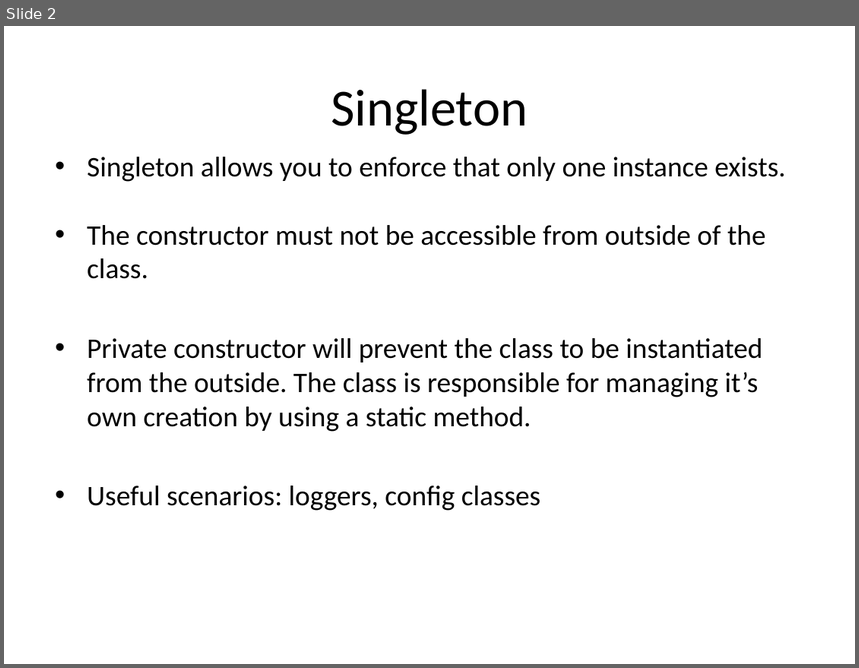
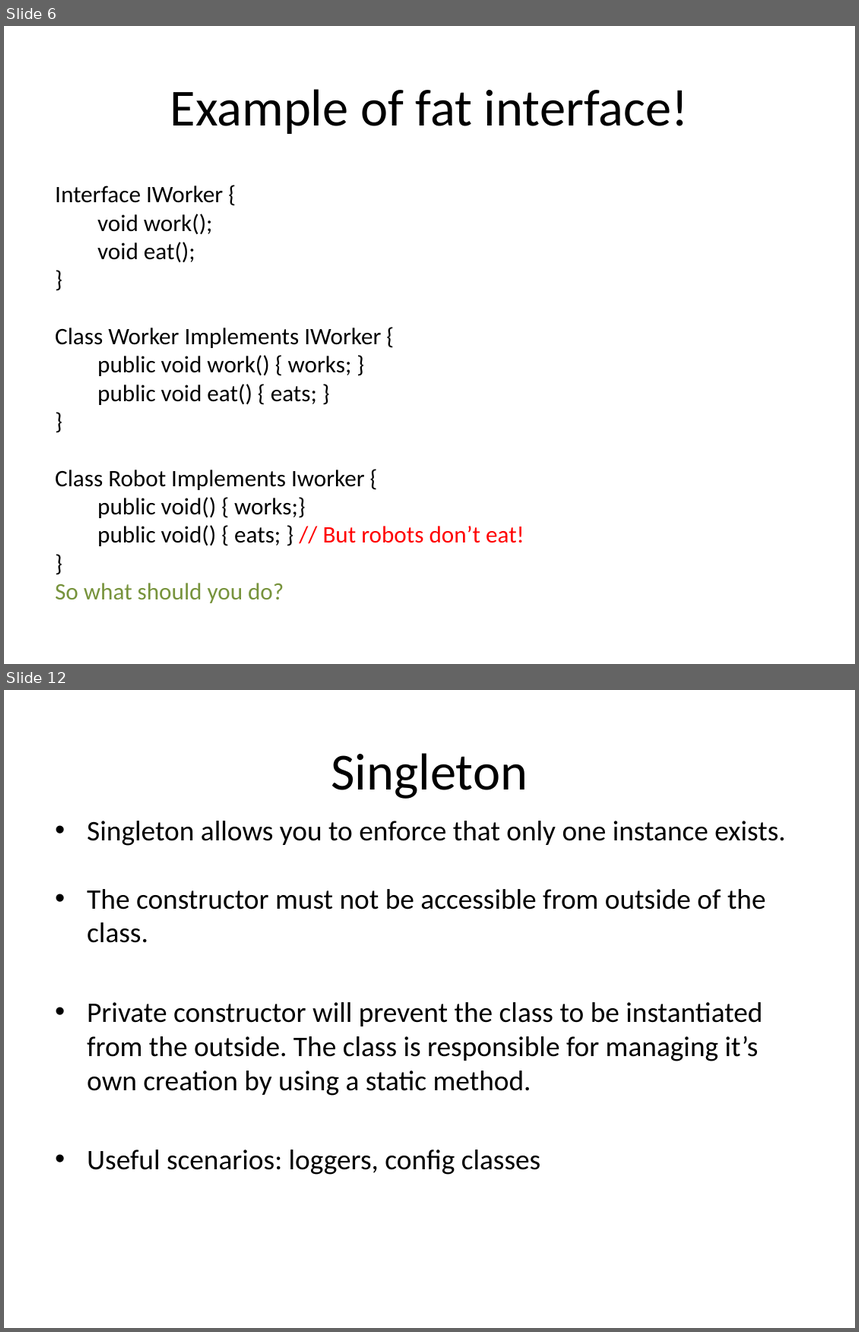
Before and after one commit to BBK-SDP-2015-kokamo01/Design-Patterns, a slide deck: slides/designPatterns.pptx. Shown one above the other, each under a label of ours: slide 2 before the commit, slides 6 and 12 after it; the slides between them are not shown. The pictures are 859x668 and 859x1332 pixels, drawn with LibreOffice and Linux fonts; fonts in the diff are those of the drawing. Boxes give left, top, right and bottom in pixels: in the first picture for what was removed or moved away, otherwise in the second. Text is boxed around its words. In the diff, an @@ line names an element or a change of style, - is before the commit and + after.

```diff
--- a/slides/designPatterns.pptx
+++ b/slides/designPatterns.pptx
@@ slide 6 added at <box>4,26,855,664</box>, background #FFFFFF @@
@@ title added at <box>170,89,689,134</box>, 44 pt, text #000000 @@
+Example of fat interface!
@@ text added at <box>55,186,525,604</box>, 20 pt, text #000000 @@
+Interface IWorker {
+void work();
+void eat();
+}
+Class Worker Implements IWorker {
+public void work() { works; }
+public void eat() { eats; }
+}
+Class Robot Implements Iworker {
+public void() { works;}
+public void() { eats; } // But robots don’t eat!
+}
+So what should you do?
@@ what was slide 2 is now slide 12 @@
```
Also in this commit, not shown: 1 slide changed, 10 other slides added, 14 other files.
